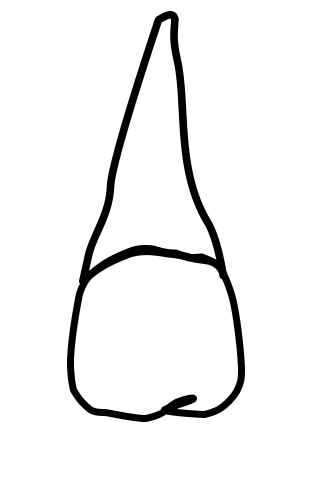
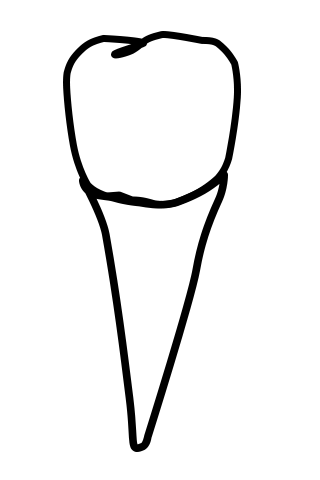
Before/after of a 320px x 480px layered artwork. What changed in the layer stack:
added group "t-kid-8-4" with 2 layers above "t-kid-5-4" over [66, 34, 238, 449]
added layer "t-8-4-t" in group "t-kid-8-4" over [82, 174, 225, 449]
added layer "t-8-4-b" in group "t-kid-8-4" over [66, 34, 238, 205]
hid group "t-kid-5-4" (2 layers) over [66, 14, 242, 435]
hid "t-5-4-t", painted on it over [80, 14, 224, 293]
hid "t-5-4-b", painted on it over [67, 248, 242, 435]
